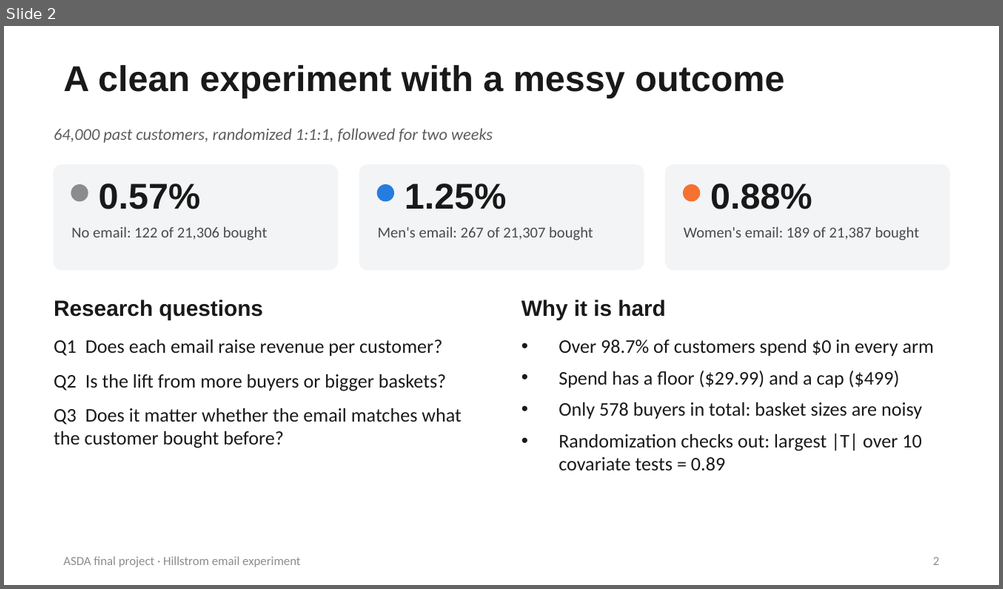
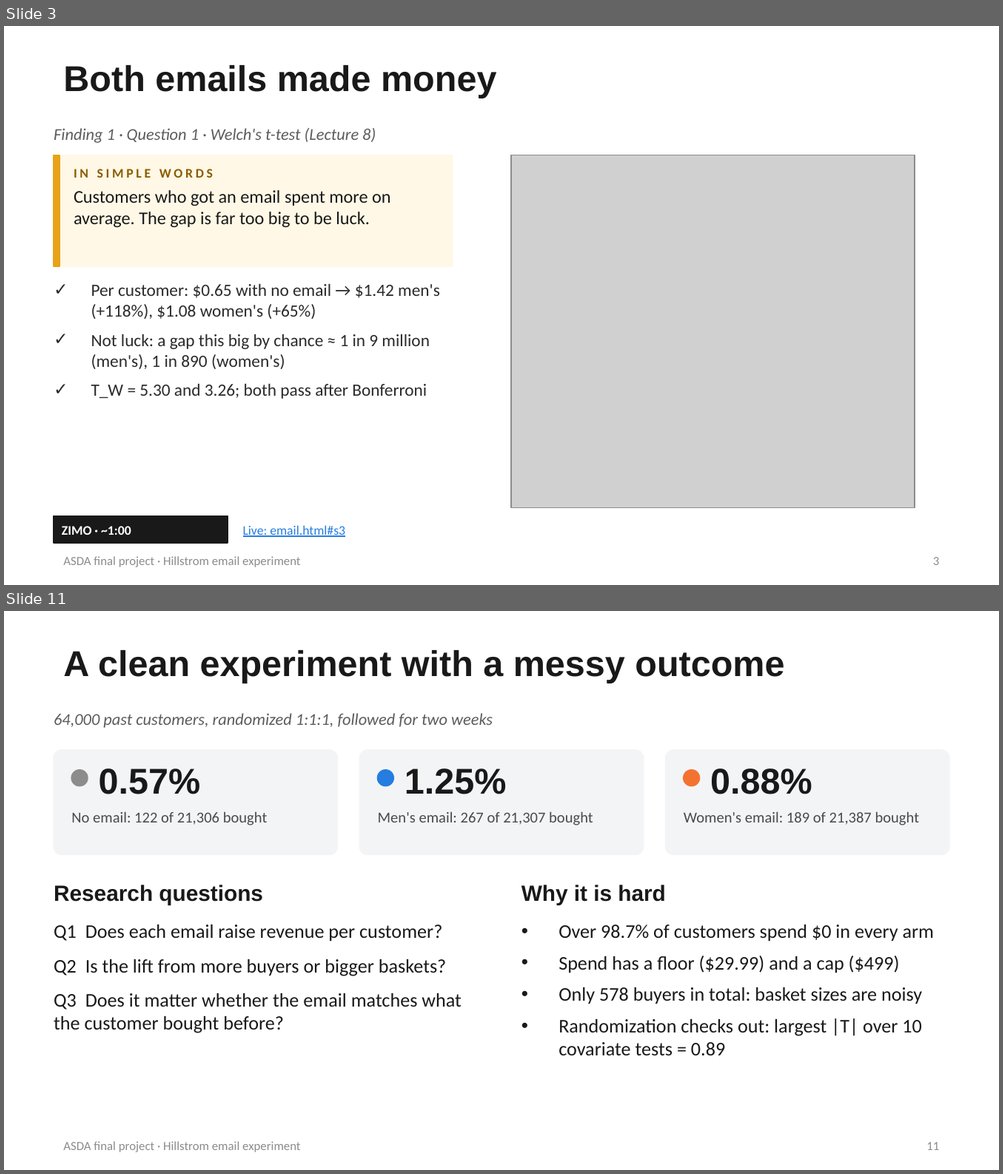
Before and after one commit to sahiljangra12/asda-final-project, a slide deck: slides/Hillstrom_Presentation.pptx. Shown one above the other, each under a label of ours: slide 2 before the commit, slides 3 and 11 after it; the slides between them are not shown. The pictures are 1003x589 and 1003x1174 pixels, drawn with LibreOffice and Linux fonts; fonts in the diff are those of the drawing; grey boxes stand for pictures. Boxes give left, top, right and bottom in pixels: in the first picture for what was removed or moved away, otherwise in the second. Text is boxed around its words. In the diff, an @@ line names an element or a change of style, - is before the commit and + after.

```diff
--- a/slides/Hillstrom_Presentation.pptx
+++ b/slides/Hillstrom_Presentation.pptx
@@ slide 3 added at [4,26,999,585], background #FFFFFF; not listed: 1 template element that a slide beside it also shows @@
@@ title added at [63,65,496,99], 26 pt, text #191919, bold @@
+Both emails made money
@@ text added at [54,128,375,143], 12 pt, text #5C5C5C, italic @@
+Finding 1 · Question 1 · Welch's t-test (Lecture 8)
@@ rectangle added at [54,156,452,266], fill #FFF8E6, outline #FFF8E6 1 pt @@
@@ rectangle added at [54,156,60,266], fill #E8A317, outline #E8A317 1 pt @@
@@ picture added at [511,156,915,508] @@
@@ text added at [74,169,391,227], 13 pt, text #191919 @@
+IN SIMPLE WORDS
+Customers who got an email spent more on average. The gap is far too big to be luck.
@@ text added at [91,284,440,399], 12.5 pt, text #2B2B2B @@
+✓ Per customer: $0.65 with no email → $1.42 men's (+118%), $1.08 women's (+65%)
+✓ Not luck: a gap this big by chance ≈ 1 in 9 million (men's), 1 in 890 (women's)
+✓ T_W = 5.30 and 3.26; both pass after Bonferroni
@@ rectangle added at [54,517,227,543], fill #191919, outline #191919 1 pt @@
@@ text added at [62,526,131,535], 9.5 pt, text #FFFFFF, bold @@
+ZIMO · ~1:00
@@ text added at [243,526,345,537], 9.5 pt, text #257DE0, underline @@
+Live: email.html#s3
@@ page number added at [933,557,939,565], 9 pt, text #8C8C8C @@
+3
@@ what was slide 2 is now slide 11 @@
@@ page number at [926,1142,939,1150]: text changed @@
-2
+11
```
Also in this commit, not shown: 2 slides changed, 8 other slides added, 1 slide removed, 16 other files.
